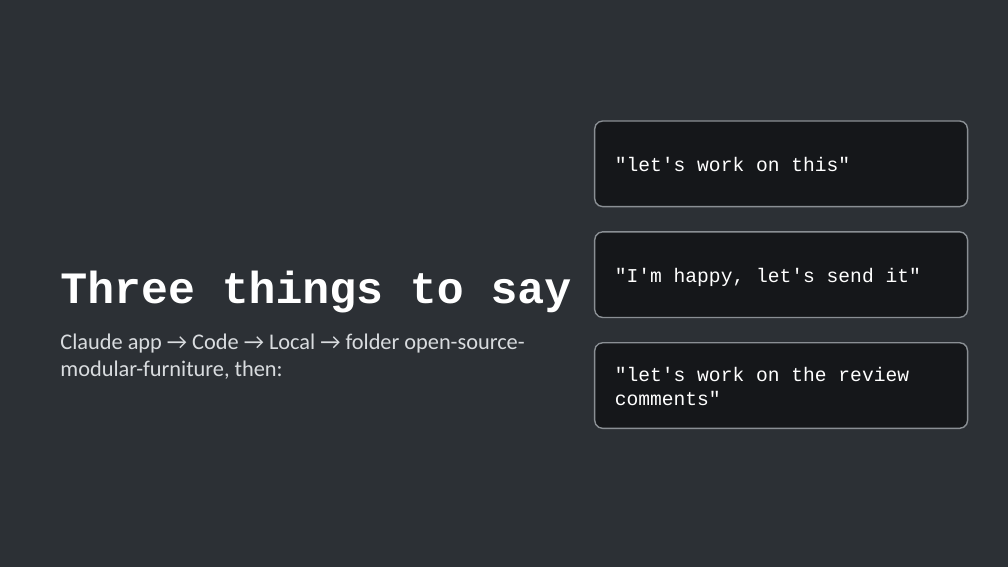
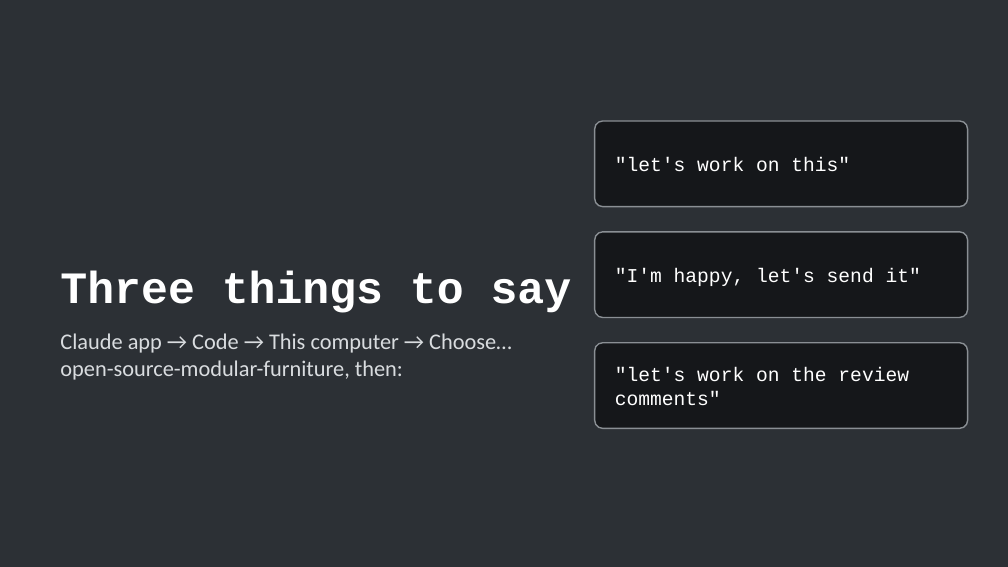
Before and after one commit to mfprado/acrylic-furniture, a slide deck: slide 22 of docs/contributing-guide.pptx (slide 21 before the commit). Drawn at 1008x567 pixels with LibreOffice and Linux fonts; fonts in the diff are those of the drawing. Boxes give left, top, right and bottom in pixels: in the first picture for what was removed or moved away, otherwise in the second. Text is boxed around its words. In the diff, an @@ line names an element or a change of style, - is before the commit and + after.

```diff
--- a/docs/contributing-guide.pptx
+++ b/docs/contributing-guide.pptx
@@ text at (x1=60, y1=333, x2=511, y2=380): text changed @@
-Claude app → Code → Local → folder open-source-modular-furniture, then:
+Claude app → Code → This computer → Choose… open-source-modular-furniture, then:
```
Also in this commit, not shown: 4 other slides changed, 1 slide added, 3 other files.
